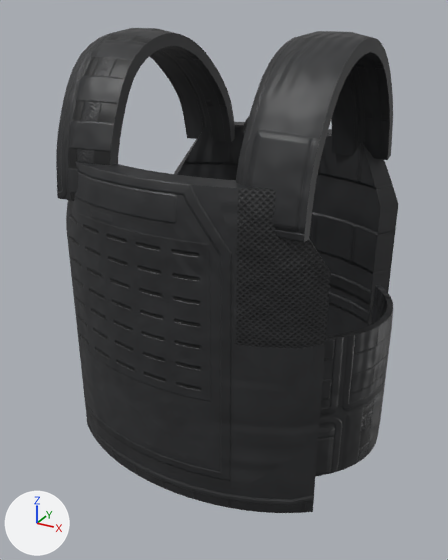
A saved change to the FBX model props/gear/plate_carrier/fbx/SM_PlateCarrier.fbx.
Before and after are seen from a camera (50 mm lens) standing at (0.295, -0.555, 1.591) and looking at (-0.007, -0.005, 1.316). The axes (+X, +Y, +Z) are drawn at lower left. The lights are the same throughout. The picture after the commit comes second.

Names of what the first picture shows: 'SM_PlateCarrier'.
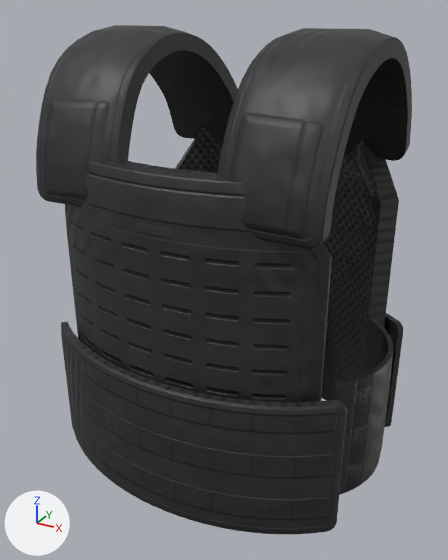
Location of each change, [x1, y1, x2, y2] in pixels of the pictures (448 x 560 px; the box of a moved part takes in the faces that stretch with it):
'SM_PlateCarrier', reshaped (10% wider): before [56, 28, 398, 513]; after [36, 25, 412, 534]
part 1 of me_sm_platecarrier, moved or reshaped (not visible afterwards): before [241, 117, 249, 133]
part 2 of me_sm_platecarrier, rebuilt (13% wider): before [56, 28, 235, 201]; after [36, 25, 238, 207]
part 3 of me_sm_platecarrier, rebuilt (24% wider): before [236, 31, 393, 242]; after [217, 28, 412, 249]
part 4 of me_sm_platecarrier, rebuilt (20% narrower, 7% shorter): before [315, 285, 393, 477]; after [331, 317, 393, 495]
part 5 of me_sm_platecarrier, added: after [61, 321, 347, 534]
part 6 of me_sm_platecarrier, added: after [384, 313, 403, 427]
part 7 of me_sm_platecarrier, moved or reshaped: before [174, 122, 398, 331]; after [175, 125, 399, 378]
part 8 of me_sm_platecarrier, moved or reshaped: before [66, 162, 331, 430]; after [65, 160, 332, 402]
part 9 of me_sm_platecarrier, surface changed: before [66, 129, 388, 513]; after [76, 142, 388, 402]

Edits to the bpy script that builds the scene:
```text
Change me_sm_platecarrier:
    used by ob_sm_platecarrier; location = (0.0, 0.0, 0.0)
    remove me_sm_platecarrier.from_pydata(...)  # 1384 vertices, 2740 faces; spans x -0.175..0.175, y -0.144..0.164, z 1.11..1.572
    add me_sm_platecarrier.from_pydata(...)  # 2090 vertices, 4152 faces; spans x -0.179..0.179, y -0.157..0.177, z 1.1..1.574
    me_sm_platecarrier part 1: the loose piece of 56 vertices spanning x -0.047..0.047, y 0.102..0.151, z 1.447..1.491 is moved by (0.0, 0.002, 0.004)
    me_sm_platecarrier part 2: the loose piece of 168 vertices spanning x -0.133..-0.064, y -0.122..0.13, z 1.42..1.572 is rebuilt with 236 vertices and now spans x -0.152..-0.05, y -0.132..0.135, z 1.417..1.574
    me_sm_platecarrier part 3: the loose piece of 168 vertices spanning x 0.064..0.133, y -0.122..0.13, z 1.42..1.572 is rebuilt with 236 vertices and now spans x 0.05..0.152, y -0.132..0.135, z 1.417..1.574
    me_sm_platecarrier part 4: the loose piece of 142 vertices spanning x 0.123..0.175, y -0.075..0.079, z 1.15..1.31 is rebuilt with 128 vertices and now spans x 0.132..0.179, y -0.064..0.093, z 1.122..1.262
    me_sm_platecarrier part 5: a new loose piece of 296 vertices spanning x -0.169..0.169, y -0.157..-0.089, z 1.118..1.268, in mat_m_platecarrier
    me_sm_platecarrier part 6: a new loose piece of 296 vertices spanning x -0.169..0.169, y 0.109..0.177, z 1.1..1.25, in mat_m_platecarrier
    me_sm_platecarrier part 7: 89 vertices moved from x -0.146..0.146, y 0.094..0.157, z 1.14..1.46 to x -0.146..0.146, y 0.094..0.157, z 1.139..1.46; 25 vertices removed from x -0.146..0.146, y 0.094..0.155, z 1.304..1.46; 25 vertices added at x -0.146..0.146, y 0.094..0.155, z 1.297..1.46
    me_sm_platecarrier part 8: 72 vertices moved from x -0.144..0.144, y -0.139..-0.076, z 1.246..1.46 to x -0.144..0.144, y -0.139..-0.076, z 1.245..1.465; 24 vertices removed from x -0.144..0.144, y -0.143..-0.076, z 1.318..1.46; 30 vertices added at x -0.144..0.144, y -0.144..-0.076, z 1.302..1.465
    me_sm_platecarrier part 9: 965 kept faces spanning x -0.146..0.146, y -0.144..0.164, z 1.11..1.465 get new texture (UV) coordinates
    other edits to the shape of me_sm_platecarrier do not show in these pictures
```
